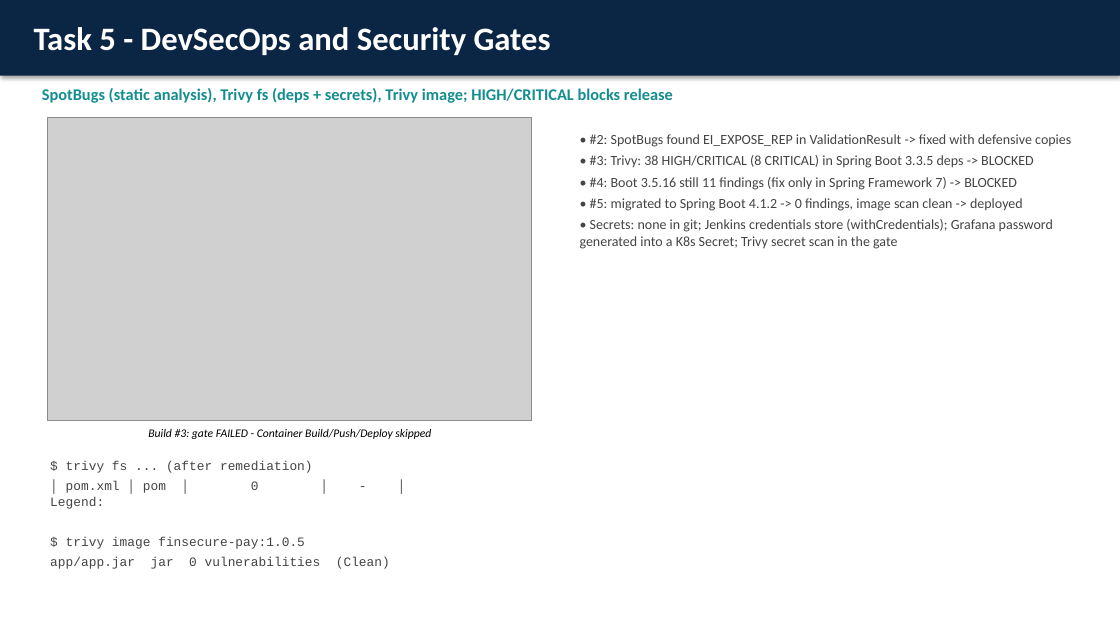
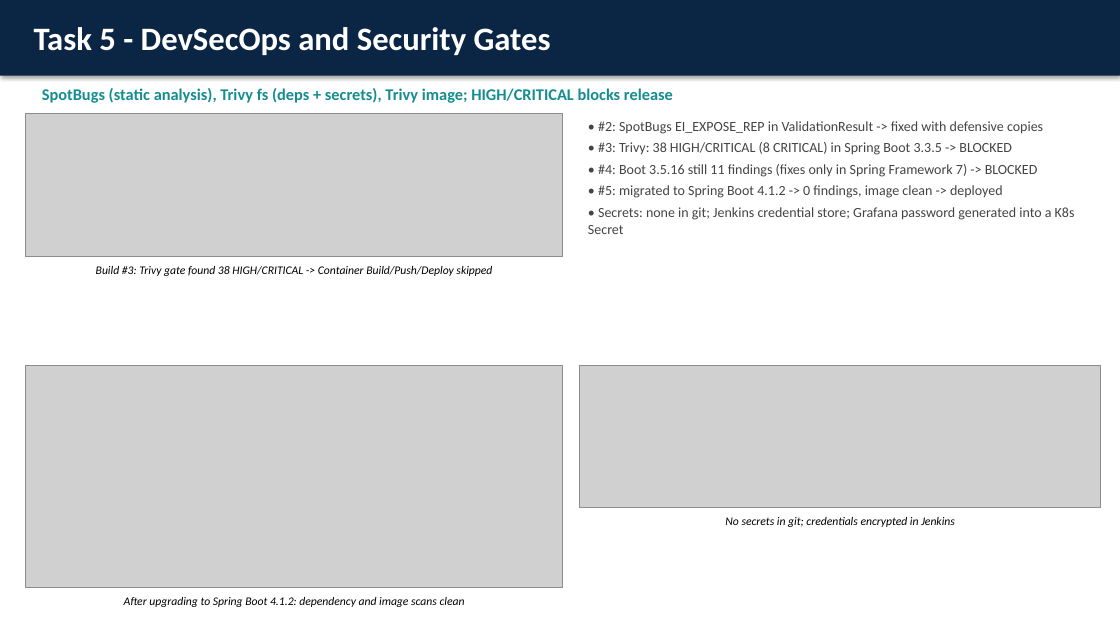
Before and after one commit to badri35/capstone, a slide deck: slide 5 of FinSecure-Pay-Capstone.pptx. Drawn at 1120x630 pixels with LibreOffice and Linux fonts; fonts in the diff are those of the drawing; grey boxes stand for pictures. Boxes give left, top, right and bottom in pixels: in the first picture for what was removed or moved away, otherwise in the second. Text is boxed around its words. In the diff, an @@ line names an element or a change of style, - is before the commit and + after.

```diff
--- a/FinSecure-Pay-Capstone.pptx
+++ b/FinSecure-Pay-Capstone.pptx
@@ picture: place and size @@
-picture at bbox=[48, 118, 532, 420]
+picture at bbox=[25, 113, 563, 257]
@@ text at bbox=[588, 121, 1075, 234]: text changed @@
-• #2: SpotBugs found EI_EXPOSE_REP in ValidationResult -> fixed with defensive copies
-• #3: Trivy: 38 HIGH/CRITICAL (8 CRITICAL) in Spring Boot 3.3.5 deps -> BLOCKED
-• #4: Boot 3.5.16 still 11 findings (fix only in Spring Framework 7) -> BLOCKED
-• #5: migrated to Spring Boot 4.1.2 -> 0 findings, image scan clean -> deployed
-• Secrets: none in git; Jenkins credentials store (withCredentials); Grafana password generated into a K8s Secret; Trivy secret scan in the gate
+• #2: SpotBugs EI_EXPOSE_REP in ValidationResult -> fixed with defensive copies
+• #3: Trivy: 38 HIGH/CRITICAL (8 CRITICAL) in Spring Boot 3.3.5 -> BLOCKED
+• #4: Boot 3.5.16 still 11 findings (fixes only in Spring Framework 7) -> BLOCKED
+• #5: migrated to Spring Boot 4.1.2 -> 0 findings, image clean -> deployed
+• Secrets: none in git; Jenkins credential store; Grafana password generated into a K8s Secret
@@ text at bbox=[96, 266, 492, 276]: text changed @@
-Build #3: gate FAILED - Container Build/Push/Deploy skipped
+Build #3: Trivy gate found 38 HIGH/CRITICAL -> Container Build/Push/Deploy skipped
@@ picture added at bbox=[25, 365, 563, 588] @@
@@ picture added at bbox=[580, 365, 1101, 507] @@
@@ text added at bbox=[725, 517, 955, 527], 10 pt, text #000000, italic @@
+No secrets in git; credentials encrypted in Jenkins
@@ text at bbox=[124, 597, 465, 607]: text changed; size 11 to 10 pt; font Courier New to Calibri; text colour #444444 to #000000; italic on @@
-$ trivy fs ... (after remediation)
-│ pom.xml │ pom │ 0 │ - │
-Legend:
-$ trivy image finsecure-pay:1.0.5
-app/app.jar jar 0 vulnerabilities (Clean)
+After upgrading to Spring Boot 4.1.2: dependency and image scans clean
```
Also in this commit, not shown: 4 other slides changed, 1 slide added, 1 slide removed, 1 other file.
